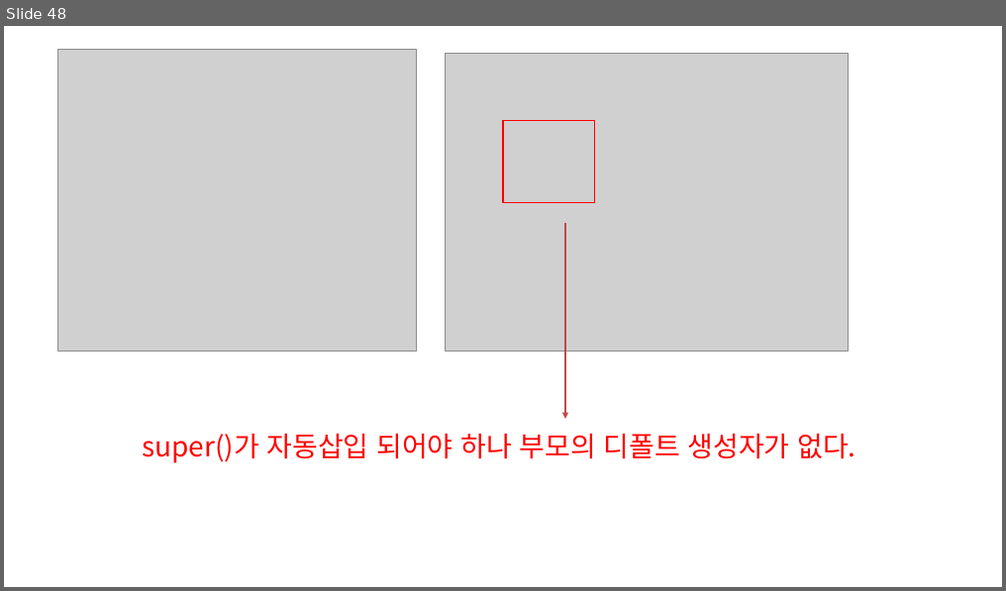
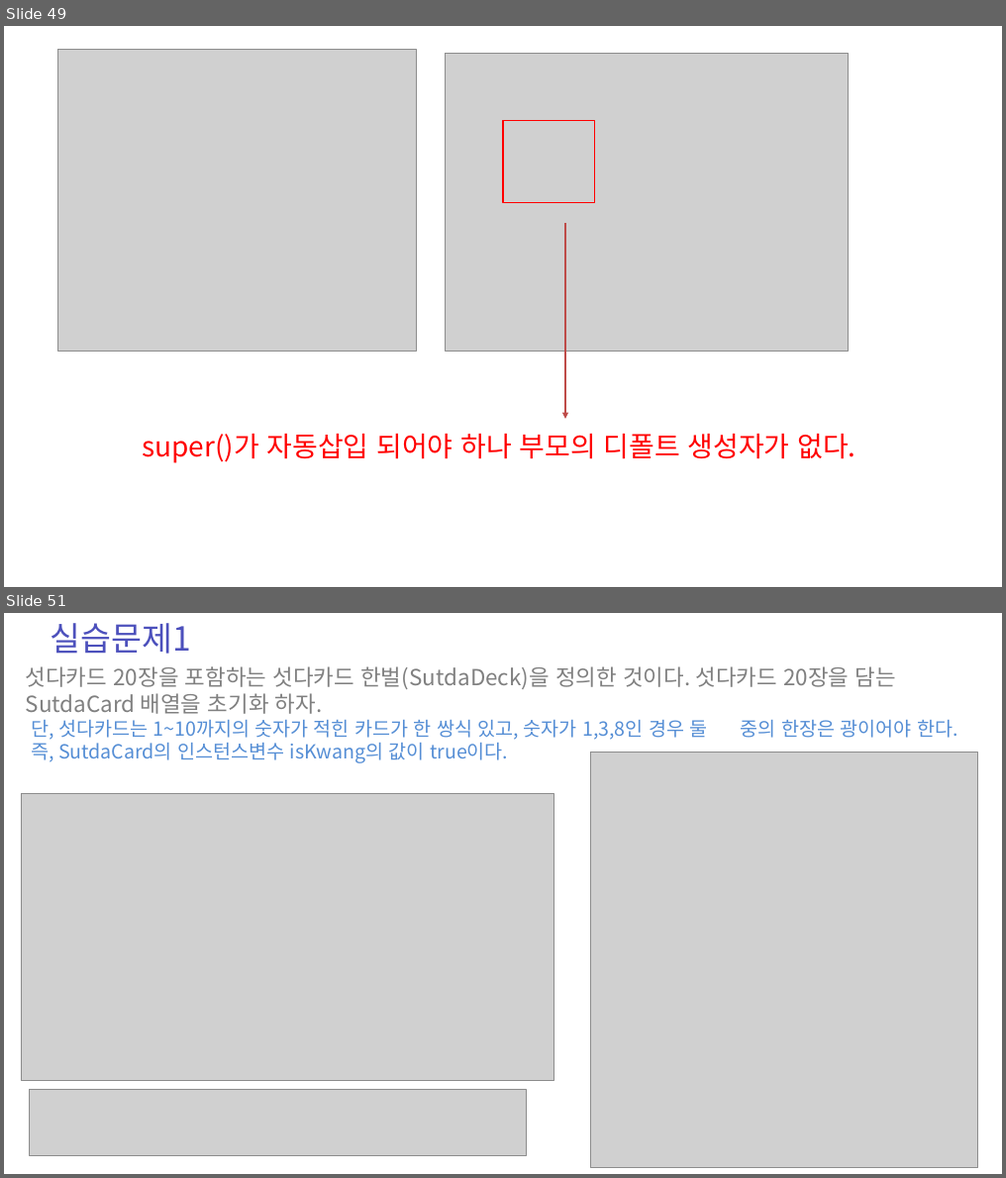
Before and after one commit to zest132/JavaLecture, a slide deck: JavaLecture/LectureFile/java 9강.pptx. Shown one above the other, each under a label of ours: slide 48 before the commit, slides 49 and 51 after it; the slides between them are not shown. The pictures are 1006x591 and 1006x1178 pixels, drawn with LibreOffice and Linux fonts; fonts in the diff are those of the drawing; grey boxes stand for pictures. Boxes give left, top, right and bottom in pixels: in the first picture for what was removed or moved away, otherwise in the second. Text is boxed around its words. In the diff, an @@ line names an element or a change of style, - is before the commit and + after.

```diff
--- a/JavaLecture/LectureFile/java 9강.pptx
+++ b/JavaLecture/LectureFile/java 9강.pptx
@@ slide 51 added at [4, 613, 1002, 1174], background #FFFFFF @@
@@ text added at [51, 623, 191, 654], 48 pt, text #4C50BC @@
+실습문제1
@@ text added at [26, 666, 896, 763], 28 pt, text #558ED5 @@
+섯다카드 20장을 포함하는 섯다카드 한벌(SutdaDeck)을 정의한 것이다. 섯다카드 20장을 담는 SutdaCard 배열을 초기화 하자.
+단, 섯다카드는 1~10까지의 숫자가 적힌 카드가 한 쌍식 있고, 숫자가 1,3,8인 경우 둘 중의 한장은 광이어야 한다.
+즉, SutdaCard의 인스턴스변수 isKwang의 값이 true이다.
@@ picture added at [590, 753, 977, 1167] @@
@@ picture added at [21, 793, 553, 1080] @@
@@ picture added at [29, 1089, 526, 1156] @@
@@ what was slide 48 is now slide 49 @@
```
Also in this commit, not shown: 2 slides changed, 7 other slides added, 16 other files.
